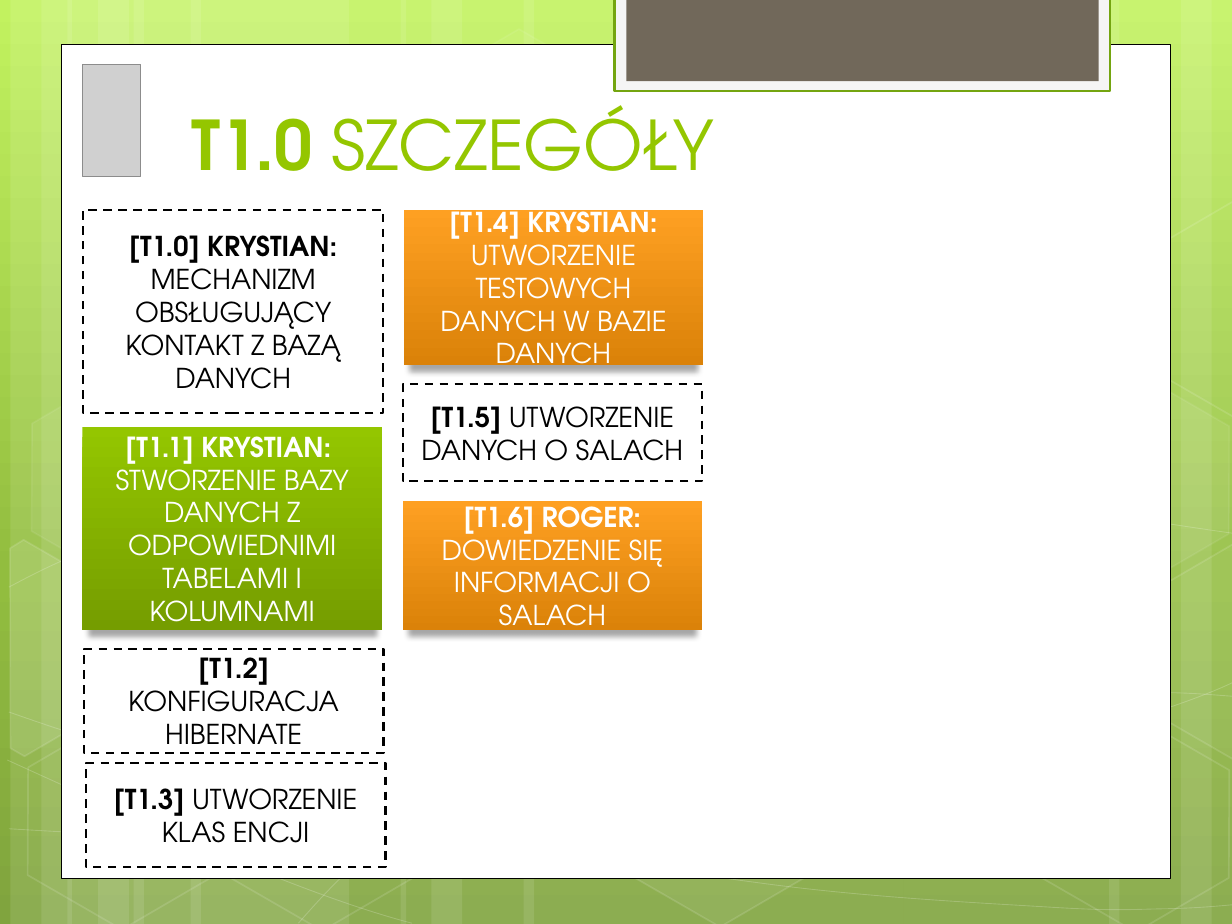
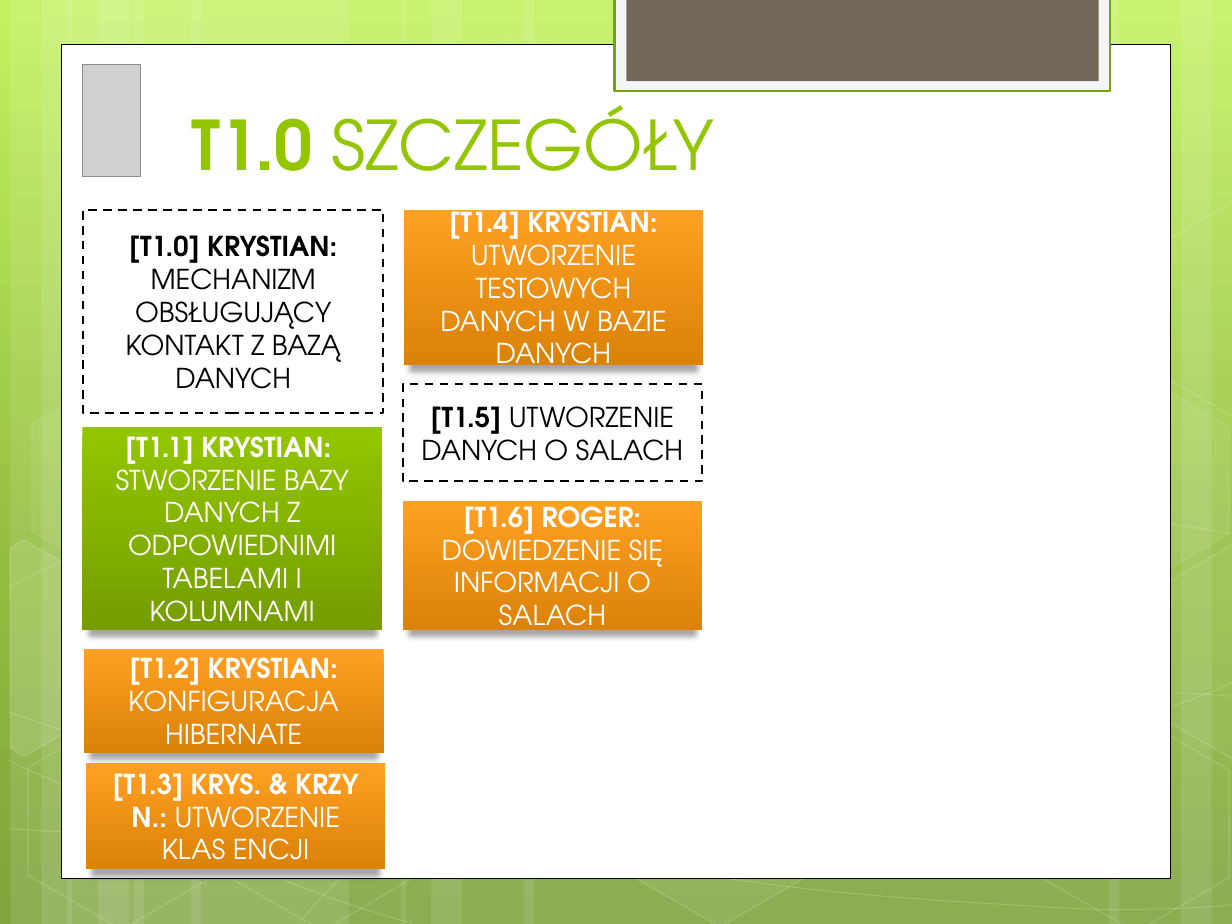
Before and after one commit to Blondas/planner2, a slide deck: slide 4 of dokumentacja/KPI.pptx. Drawn at 1232x924 pixels with LibreOffice and Linux fonts; fonts in the diff are those of the drawing; grey boxes stand for pictures. Boxes give left, top, right and bottom in pixels: in the first picture for what was removed or moved away, otherwise in the second. Text is boxed around its words. In the diff, an @@ line names an element or a change of style, - is before the commit and + after.

Commit message:
Update KPI

```diff
--- a/dokumentacja/KPI.pptx
+++ b/dokumentacja/KPI.pptx
@@ rectangle "[T1.2] KRYSTIAN: KONFIGURACJA HIBERNATE" at box(84, 649, 383, 754): fill #FFFFFF to gradient #FEA022 to #DB820A; outline #000000 1.25 pt dashed to none; shadow on @@
@@ text in rectangle at box(128, 657, 339, 757): text changed; text colour #000000 to #FFFFFF @@
-[T1.2] KONFIGURACJA HIBERNATE
+[T1.2] KRYSTIAN: KONFIGURACJA HIBERNATE
@@ rectangle "[T1.3] KRYS. & KRZY N.: ..." at box(86, 763, 386, 870): fill #FFFFFF to gradient #FEA022 to #DB820A; outline #000000 1.25 pt dashed to none; shadow on @@
@@ text in rectangle at box(113, 773, 358, 873): text changed; text colour #000000 to #FFFFFF; bold on @@
-[T1.3] UTWORZENIE KLAS ENCJI
+[T1.3] KRYS. & KRZY N.: UTWORZENIE KLAS ENCJI
```
Also in this commit, not shown: 2 other slides changed.
